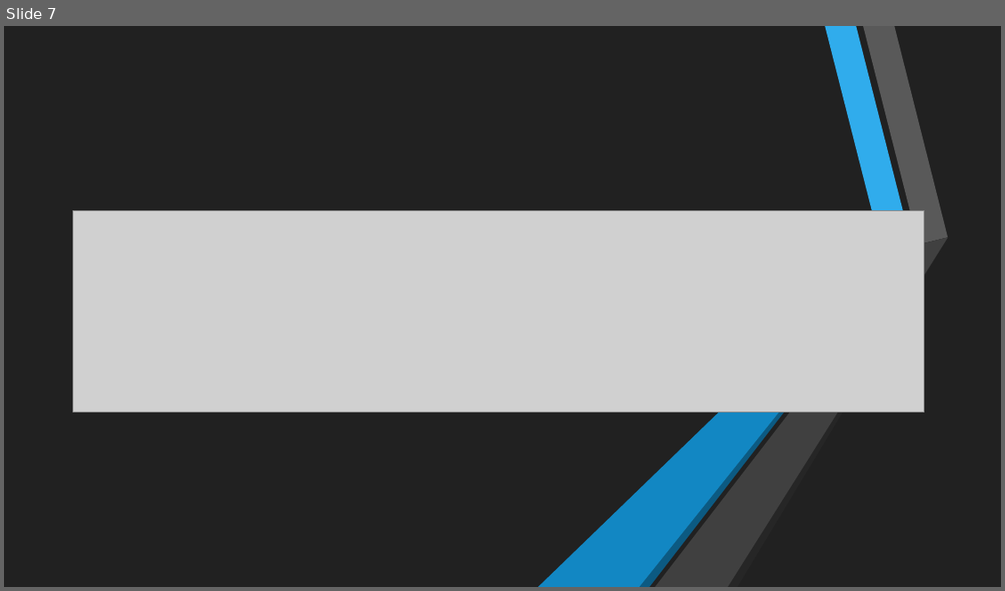
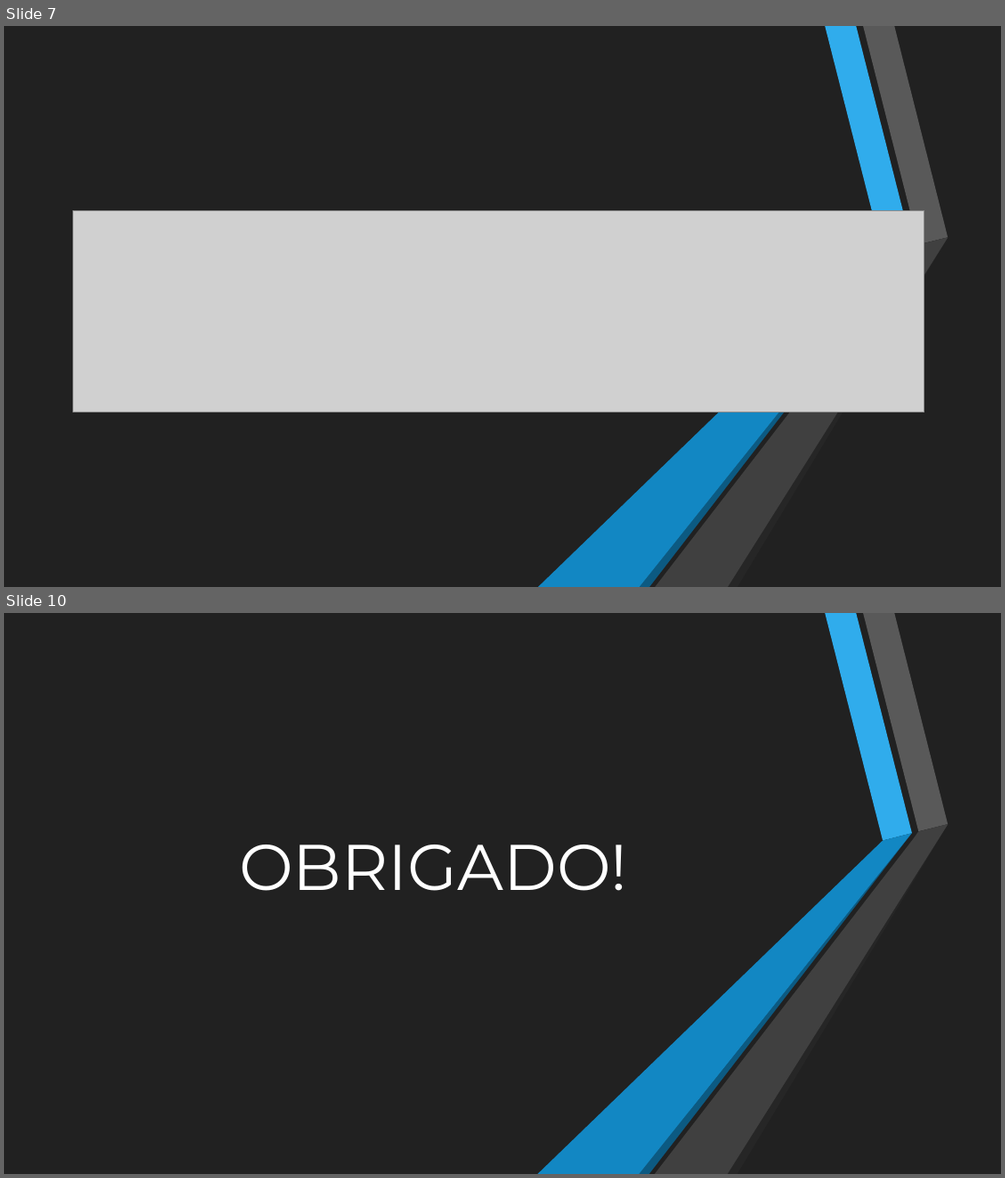
Before and after one commit to Huilson/UTFPR, a slide deck: Alunos/Teste de Software/Matheus De Souza Guedes/MatheusDeSouzaGuedes_PlanejamentoDeTestes.pptm. Shown one above the other, each under a label of ours: slide 7 before the commit, slides 7 and 10 after it; the slides between them are not shown. The pictures are 1005x591 and 1005x1178 pixels, drawn with LibreOffice and Linux fonts; fonts in the diff are those of the drawing; grey boxes stand for pictures. Boxes give left, top, right and bottom in pixels: in the first picture for what was removed or moved away, otherwise in the second. Text is boxed around its words. In the diff, an @@ line names an element or a change of style, - is before the commit and + after.

```diff
--- a/Alunos/Teste de Software/Matheus De Souza Guedes/MatheusDeSouzaGuedes_PlanejamentoDeTestes.pptm
+++ b/Alunos/Teste de Software/Matheus De Souza Guedes/MatheusDeSouzaGuedes_PlanejamentoDeTestes.pptm
@@ slide 10 added at (4,613,1001,1174), background #212121 @@
@@ rectangle added at (4,613,1001,1174), fill #212121 @@
@@ group added at (48,613,460,1174): 6 freeform shapes @@
@@ group added at (538,613,948,1174): 6 freeform shapes @@
@@ title added at (239,844,627,891), 62 pt, text #FFFFFF @@
+OBRIGADO!
```
Also in this commit, not shown: 2 slides changed.
